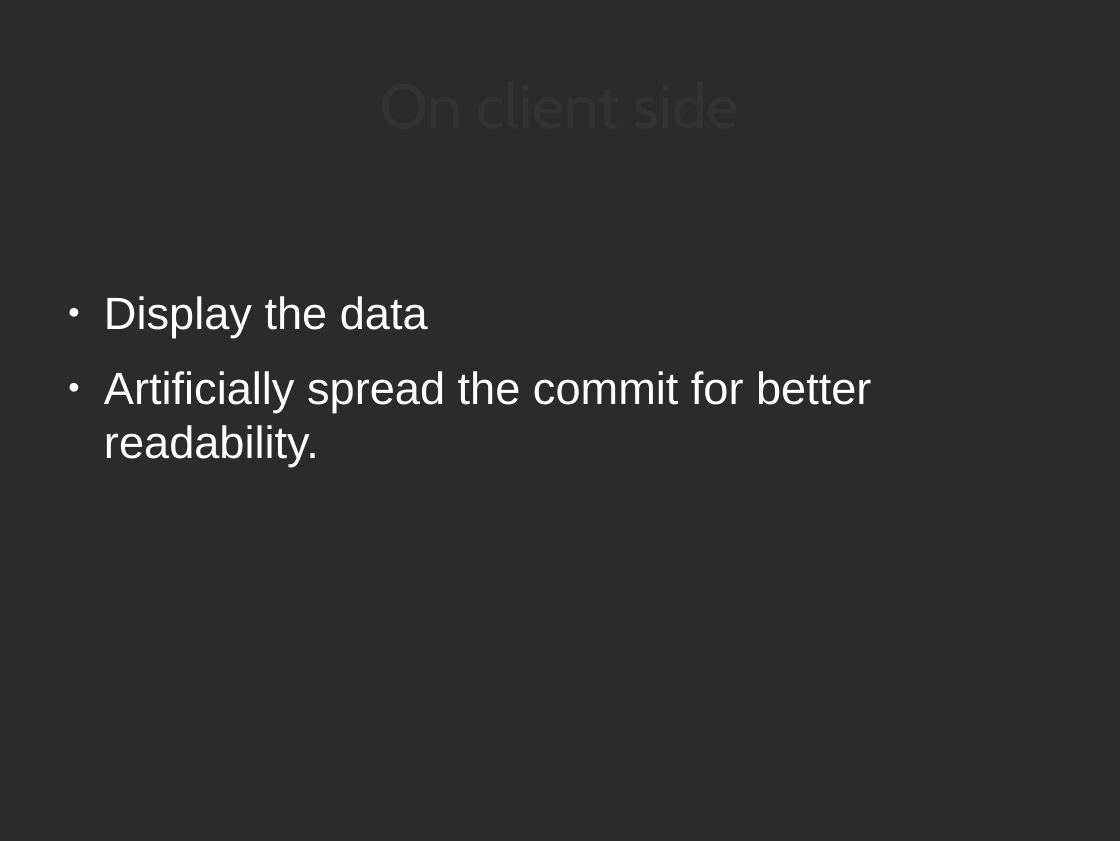
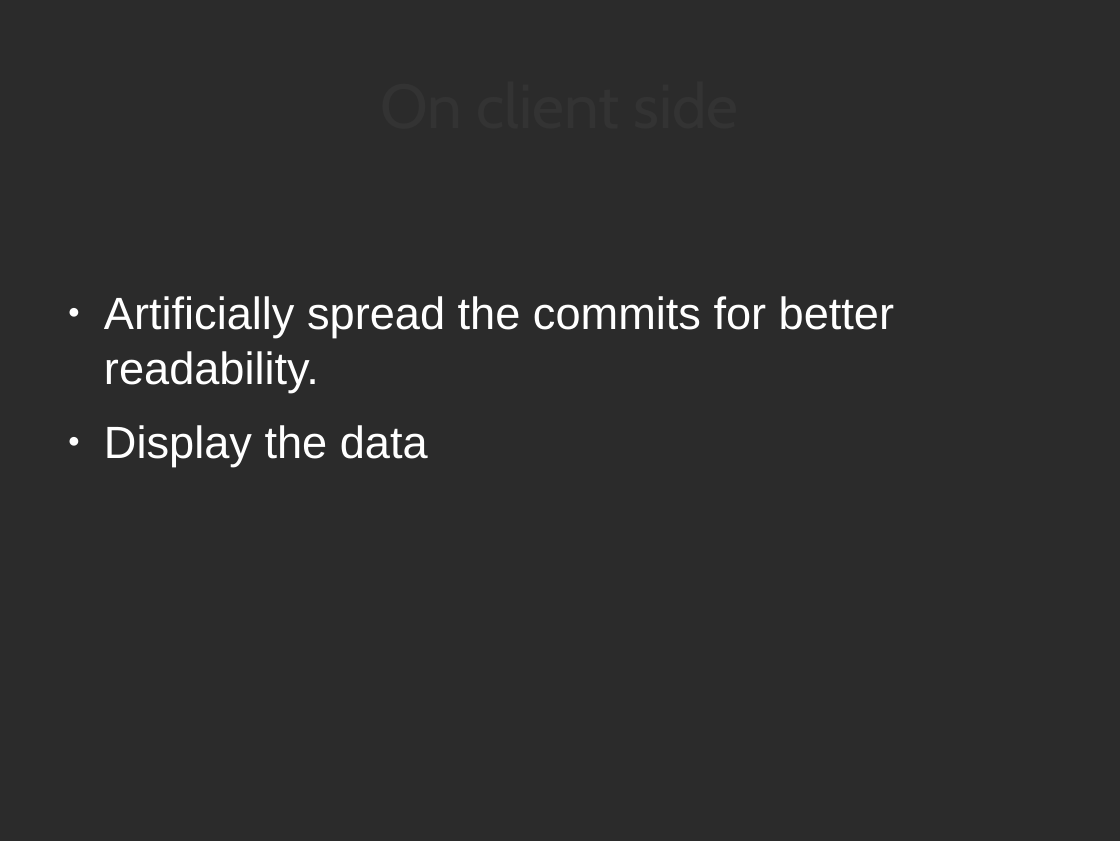
Before and after one commit to ThibaultUrien/SemesterProject, a slide deck: slide 8 of presentation.odp. Drawn at 1120x841 pixels with LibreOffice and Linux fonts; fonts in the diff are those of the drawing; background and template pictures are left out; a plain dark background stands for a picture behind light text. Boxes give left, top, right and bottom in pixels: in the first picture for what was removed or moved away, otherwise in the second. Text is boxed around its words. In the diff, an @@ line names an element or a change of style, - is before the commit and + after.

```diff
--- a/presentation.odp
+++ b/presentation.odp
@@ text at [104,296,894,392]: paragraph added @@
+● Artificially spread the commits for better readability.
@@ text at [104,371,871,467]: paragraph removed @@
-● Artificially spread the commit for better readability.
```
Also in this commit, not shown: 3 other slides changed, 3 other files.
